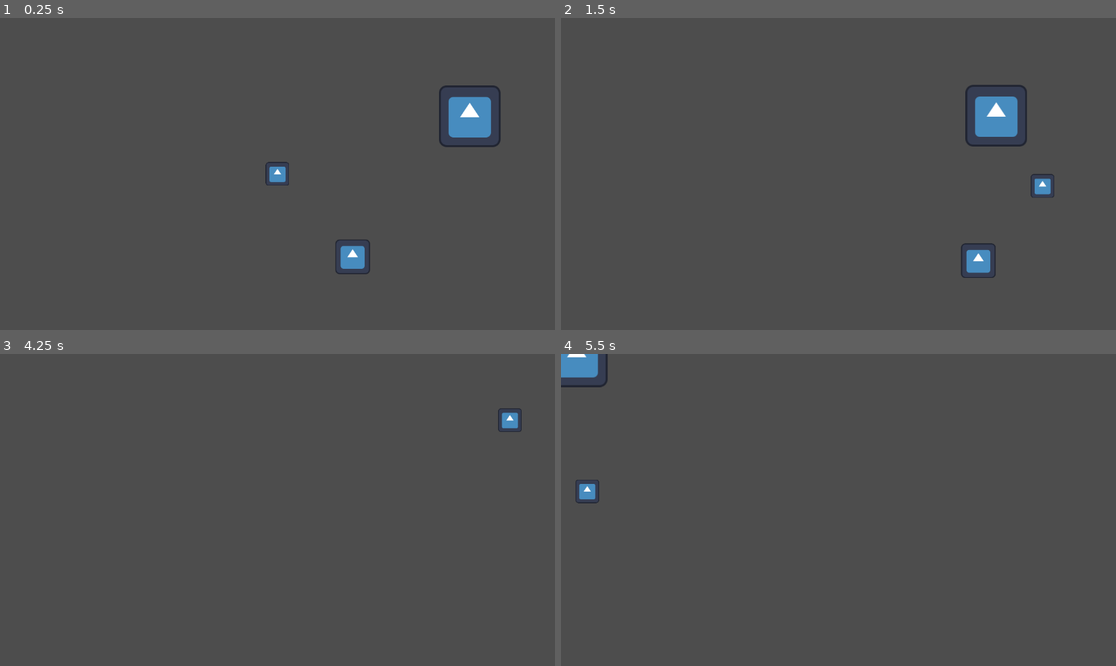
Above: before the commit, frames 1-4 (two rows, left to right).
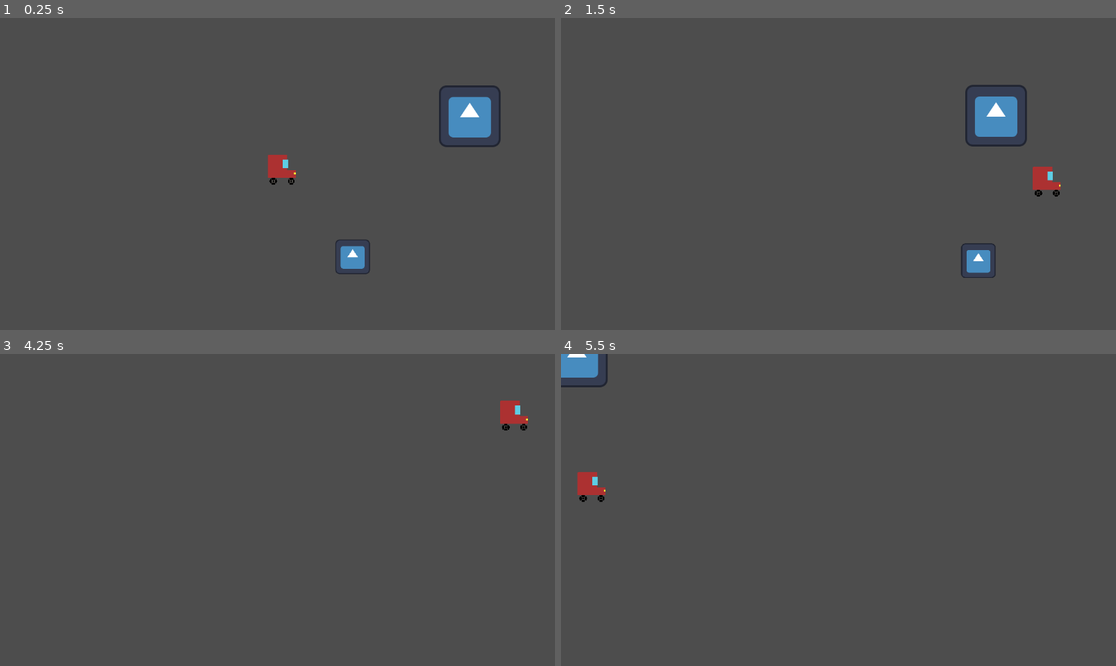
Above: after the commit, the same moments.

Repository: oiPoipoi/kavrommi
Game: Godot game, scene res://node_2d.tscn
Two runs of this game, one before a commit and one after it. Both use one fixed random seed, a clock stepped at 60 frames per second and the inputs below. The project has no main scene, so this scene is started directly. The engine's default icon, where the game draws it, is replaced by a stand-in: a white triangle on a blue panel in a dark square.
Inputs:
- Up to frame 1 (0.25 s): no input
- Up to frame 2 (1.5 s): tap Enter at 0.5 s; hold Right (ui_right) 0.53-1.28 s; tap A (a) at 0.6 s; tap D (d) at 0.8, 1.35 s; hold Down (ui_down) from 1.28 s (still down)
- Up to frame 3 (4.25 s): tap S (s) at 1.55, 2.1, 3.8 s; release Down (ui_down) at 2.03 s; hold Right (ui_right) 2.03-2.78 s; tap A (a) at 2.3, 2.85 s; hold Up (ui_up) 2.78-3.53 s; tap D (d) at 3.05, 3.6 s; tap Space at 3.5 s; hold Left (ui_left) from 3.53 s (still down)
- Up to frame 4 (5.5 s): tap S (s) at 4.35 s; tap A (a) at 4.55 s; release Left (ui_left) at 5.03 s; hold Down (ui_down) from 5.03 s (still down); tap W (w) at 5.1 s; tap D (d) at 5.3 s

The runs differ from the first frame. In frame 1, 0.4% of the frame differs, in the area x 47-65%, y 43-77%; in frame 2, 0.4%; in frame 3, 0.4%; in frame 4, 0.4%, in the area x 0-9%, y 0-48%.

Commit message:
new player look
wow so cool

Diff:
--- a/player.tscn
+++ b/player.tscn
@@ -1,18 +1,20 @@
 [gd_scene format=3 uid="uid://dhatyfpdc8mwm"]
 
 [ext_resource type="Script" uid="uid://0enx01cejjot" path="res://character_body_2d.gd" id="1_onrkg"]
-[ext_resource type="Texture2D" uid="uid://dncd582f34ehu" path="res://icon.svg" id="2_i3pqv"]
+[ext_resource type="Texture2D" uid="uid://ct8o4u80sijib" path="res://untitled.png" id="2_onrkg"]
 
 [sub_resource type="RectangleShape2D" id="RectangleShape2D_iqkd1"]
-size = Vector2(48, 48)
+size = Vector2(58, 57)
 
 [node name="player" type="CharacterBody2D" unique_id=1519398841]
 motion_mode = 1
 script = ExtResource("1_onrkg")
 
 [node name="CollisionShape2D" type="CollisionShape2D" parent="." unique_id=1706076125]
+position = Vector2(8, -11.5)
 shape = SubResource("RectangleShape2D_iqkd1")
 
 [node name="Icon" type="Sprite2D" parent="." unique_id=904416270]
-scale = Vector2(0.3828125, 0.3828125)
-texture = ExtResource("2_i3pqv")
+position = Vector2(15.500001, -15.500001)
+scale = Vector2(1.234375, 1.234375)
+texture = ExtResource("2_onrkg")
--- a/project.godot
+++ b/project.godot
@@ -47,5 +47,6 @@
 
 [rendering]
 
+textures/canvas_textures/default_texture_filter=3
 renderer/rendering_method="gl_compatibility"
 renderer/rendering_method.mobile="gl_compatibility"
Binary file added: untitled.png
Not shown, added: untitled.png.import
